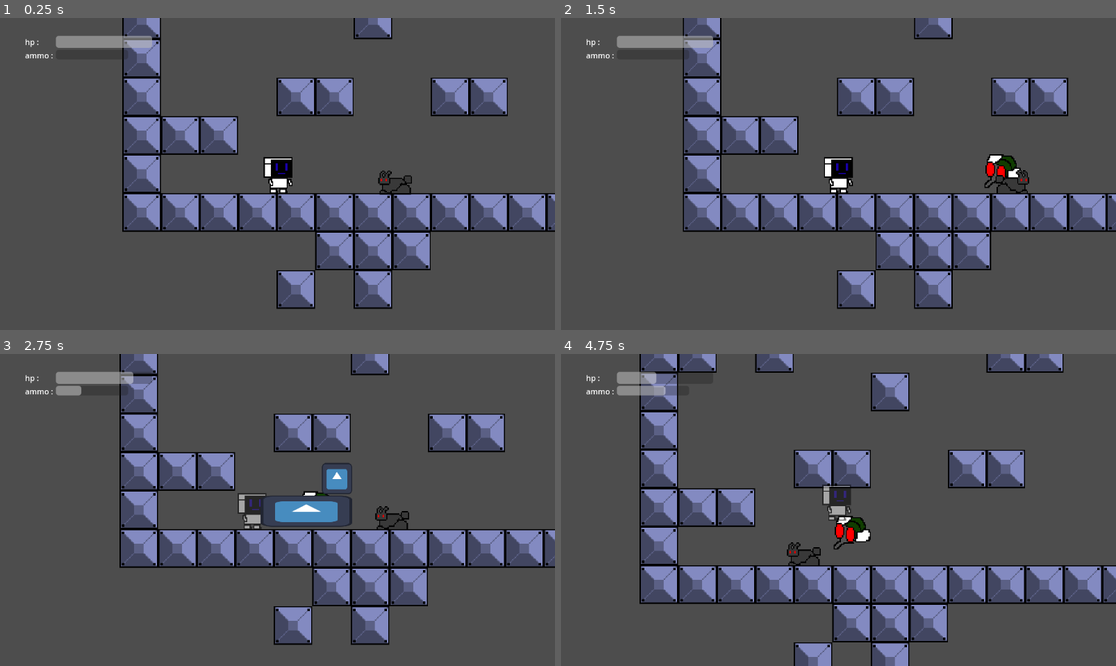
Above: before the commit, frames 1-4 (two rows, left to right).
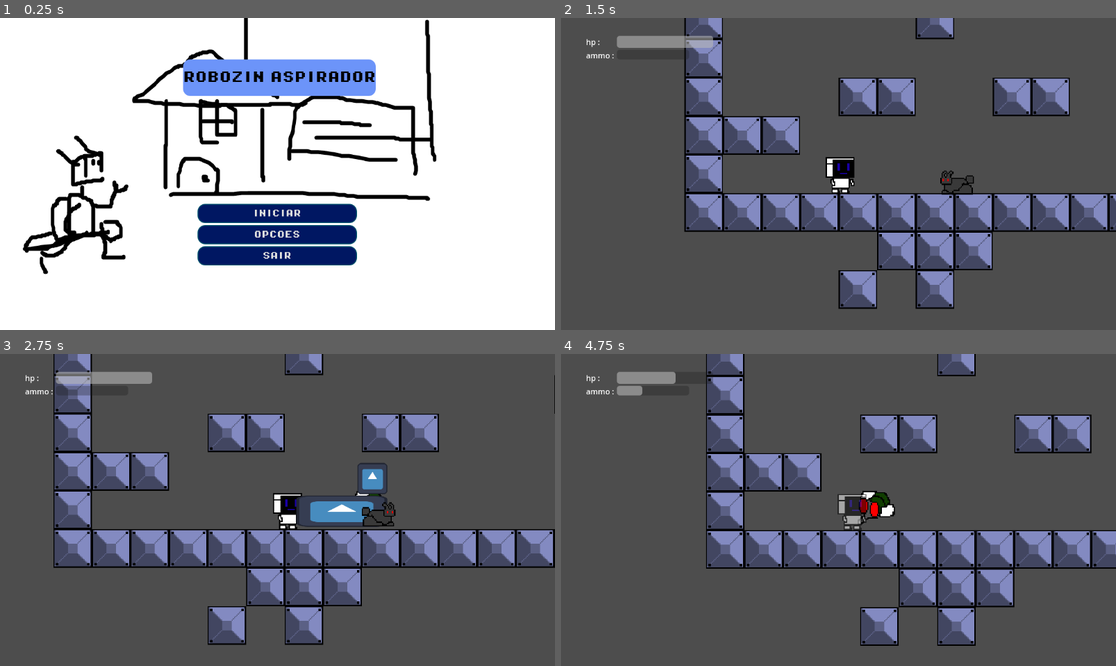
Above: after the commit, the same moments.

Repository: DanielKuhnDeAraujo/Robozin
Game: Godot game, scene res://scenes/Tela inicial.tscn
Same seed, same stepped clock (60 frames per second), same inputs: the game is played once before the commit and once after it. Before the commit the project starts from res://scenes/jogo.tscn. The engine's default icon, where the game draws it, is replaced by a stand-in: a white triangle on a blue panel in a dark square.
Inputs (mouse positions are in pixels of both pictures, inside the frame that each line leads up to):
- Up to frame 1 (0.25 s): no input
- Up to frame 2 (1.5 s): click (838, 233) at 0.5 s, where only the run after the commit has a clickable "OPCOES"; click (838, 214) at 1.25 s, where only the run after the commit has a clickable "INICIAR"
- Up to frame 3 (2.75 s): hold D (andar_direita) from 2.03 s (still down); hold Z (aspirar) from 2.03 s (still down); tap Space (pulo) at 2.27 s
- Up to frame 4 (4.75 s): release Z (aspirar) at 2.78 s; tap X (atirar) at 2.85, 4.35 s; tap Space (pulo) at 3.02, 4.52 s; release D (andar_direita) at 3.53 s; hold Left (andar_esquerda) 3.53-4.28 s; hold Z (aspirar) 3.53-4.28 s; hold D (andar_direita) from 4.28 s (still down)

The runs differ from the first frame. In frame 1, 99% of the frame differs, in the area x 0-100%, y 0-100%; in frame 2, 6.2%; in frame 3, 25%; in frame 4, 29%.
Error in both runs: Invalid access to property or key 'limite' on a base object of type 'null instance'. (res://scripts/vida_inimigo.gd:9)

Commit message:
its over, fiz a tela inicial

Diff:
--- a/project.godot
+++ b/project.godot
@@ -11,7 +11,7 @@
 [application]
 
 config/name="robozin"
-run/main_scene="res://scenes/jogo.tscn"
+run/main_scene="uid://bu012qqqe2kdl"
 config/features=PackedStringArray("4.5", "Forward Plus")
 config/icon="res://icon.svg"
 
@@ -64,6 +64,11 @@
 "events": [Object(InputEventKey,"resource_local_to_scene":false,"resource_name":"","device":-1,"window_id":0,"alt_press …(192 unchanged characters)…
 ]
 }
+"recarga da munião (tirar depois)"={
+"deadzone": 0.2,
+"events": [Object(InputEventKey,"resource_local_to_scene":false,"resource_name":"","device":-1,"window_id":0,"alt_pressed":false,"shift_pressed":false,"ctrl_pressed":false,"meta_pressed":false,"pressed":false,"keycode":0,"physical_keycode":61,"key_label":0,"unicode":61,"location":0,"echo":false,"script":null)
+]
+}
 
 [layer_names]
 
--- /dev/null
+++ b/scenes/Tela inicial.tscn
@@ -0,0 +1,157 @@
+[gd_scene load_steps=10 format=3 uid="uid://bu012qqqe2kdl"]
+
+[ext_resource type="Script" uid="uid://bw5wesjecqhfe" path="res://scripts/tela_inicial.gd" id="1_8p7l1"]
+[ext_resource type="Texture2D" uid="uid://cj7vi1vrp41st" path="res://assets/tela_temporaria.png" id="1_w1dbf"]
+[ext_resource type="FontFile" uid="uid://d21e3ipl1ouq" path="res://assets/PixelOperator8-Bold.ttf" id="2_8p7l1"]
+
+[sub_resource type="StyleBoxTexture" id="StyleBoxTexture_h3eqp"]
+texture = ExtResource("1_w1dbf")
+
+[sub_resource type="StyleBoxFlat" id="StyleBoxFlat_0kadd"]
+bg_color = Color(0.00020633652, 0.091048576, 0.38462755, 1)
+border_width_left = 3
+border_width_top = 3
+border_width_right = 3
+border_width_bottom = 3
+border_color = Color(7.2196127e-07, 0.34925458, 0.42898872, 1)
+border_blend = true
+corner_radius_top_left = 15
+corner_radius_top_right = 15
+corner_radius_bottom_right = 15
+corner_radius_bottom_left = 15
+shadow_color = Color(0, 0, 0, 1)
+shadow_offset = Vector2(1, 1)
+
+[sub_resource type="StyleBoxFlat" id="StyleBoxFlat_w1dbf"]
+bg_color = Color(0.08390986, 0.35250783, 1, 1)
+border_width_left = 3
+border_width_top = 3
+border_width_right = 3
+border_width_bottom = 3
+border_color = Color(7.2196127e-07, 0.34925458, 0.42898872, 1)
+border_blend = true
+corner_radius_top_left = 15
+corner_radius_top_right = 15
+corner_radius_bottom_right = 15
+corner_radius_bottom_left = 15
+shadow_color = Color(0, 0, 0, 1)
+shadow_offset = Vector2(1, 1)
+
+[sub_resource type="StyleBoxFlat" id="StyleBoxFlat_8p7l1"]
+bg_color = Color(5.2859596e-05, 0.029883463, 0.19856256, 1)
+border_width_left = 3
+border_width_top = 3
+border_width_right = 3
+border_width_bottom = 3
+border_color = Color(7.2196127e-07, 0.34925458, 0.42898872, 1)
+border_blend = true
+corner_radius_top_left = 15
+corner_radius_top_right = 15
+corner_radius_bottom_right = 15
+corner_radius_bottom_left = 15
+shadow_color = Color(0, 0, 0, 1)
+shadow_offset = Vector2(1, 1)
+
+[sub_resource type="StyleBoxEmpty" id="StyleBoxEmpty_w1dbf"]
+
+[sub_resource type="StyleBoxFlat" id="StyleBoxFlat_gretf"]
+bg_color = Color(0.42576784, 0.57886285, 0.9756834, 1)
+corner_radius_top_left = 15
+corner_radius_top_right = 15
+corner_radius_bottom_right = 15
+corner_radius_bottom_left = 15
+
+[node name="TelaInicial" type="Control"]
+layout_mode = 3
+anchors_preset = 15
+anchor_right = 1.0
+anchor_bottom = 1.0
+grow_horizontal = 2
+grow_vertical = 2
+size_flags_horizontal = 4
+size_flags_vertical = 4
+script = ExtResource("1_8p7l1")
+
+[node name="Panel" type="Panel" parent="."]
+layout_mode = 1
+anchors_preset = 15
+anchor_right = 1.0
+anchor_bottom = 1.0
+grow_horizontal = 2
+grow_vertical = 2
+theme_override_styles/panel = SubResource("StyleBoxTexture_h3eqp")
+
+[node name="MarginContainer" type="MarginContainer" parent="."]
+layout_mode = 1
+anchors_preset = 8
+anchor_left = 0.5
+anchor_top = 0.5
+anchor_right = 0.5
+anchor_bottom = 0.5
+offset_left = -165.75
+offset_top = 62.0
+offset_right = 165.75
+offset_bottom = 201.75
+grow_horizontal = 2
+grow_vertical = 2
+
+[node name="VBoxContainer" type="VBoxContainer" parent="MarginContainer"]
+layout_mode = 2
+
+[node name="iniciar" type="Button" parent="MarginContainer/VBoxContainer"]
+custom_minimum_size = Vector2(0, 40)
+layout_mode = 2
+theme_override_colors/icon_hover_color = Color(0.046431273, 0.085193895, 0.36028835, 1)
+theme_override_fonts/font = ExtResource("2_8p7l1")
+theme_override_styles/normal = SubResource("StyleBoxFlat_0kadd")
+theme_override_styles/pressed = SubResource("StyleBoxFlat_w1dbf")
+theme_override_styles/hover = SubResource("StyleBoxFlat_8p7l1")
+theme_override_styles/focus = SubResource("StyleBoxEmpty_w1dbf")
+text = "INICIAR"
+
+[node name="opcoes" type="Button" parent="MarginContainer/VBoxContainer"]
+custom_minimum_size = Vector2(0, 40)
+layout_mode = 2
+theme_override_colors/icon_hover_color = Color(0.046431273, 0.085193895, 0.36028835, 1)
+theme_override_fonts/font = ExtResource("2_8p7l1")
+theme_override_styles/normal = SubResource("StyleBoxFlat_0kadd")
+theme_override_styles/pressed = SubResource("StyleBoxFlat_w1dbf")
+theme_override_styles/hover = SubResource("StyleBoxFlat_8p7l1")
+theme_override_styles/focus = SubResource("StyleBoxEmpty_w1dbf")
+text = "OPCOES"
+
+[node name="sair" type="Button" parent="MarginContainer/VBoxContainer"]
+custom_minimum_size = Vector2(0, 40)
+layout_mode = 2
+theme_override_colors/icon_hover_color = Color(0.046431273, 0.085193895, 0.36028835, 1)
+theme_override_fonts/font = ExtResource("2_8p7l1")
+theme_override_styles/normal = SubResource("StyleBoxFlat_0kadd")
+theme_override_styles/pressed = SubResource("StyleBoxFlat_w1dbf")
+theme_override_styles/hover = SubResource("StyleBoxFlat_8p7l1")
+theme_override_styles/focus = SubResource("StyleBoxEmpty_w1dbf")
+text = "SAIR"
+
+[node name="Label" type="Label" parent="."]
+layout_mode = 1
+anchors_preset = 8
+anchor_left = 0.5
+anchor_top = 0.5
+anchor_right = 0.5
+anchor_bottom = 0.5
+offset_left = -196.0
+offset_top = -238.0
+offset_right = 204.0
+offset_bottom = -162.0
+grow_horizontal = 2
+grow_vertical = 2
+theme_override_colors/font_color = Color(0.00069389754, 0.00069389766, 0.0006938976, 1)
+theme_override_fonts/font = ExtResource("2_8p7l1")
+theme_override_font_sizes/font_size = 25
+theme_override_styles/normal = SubResource("StyleBoxFlat_gretf")
+text = "ROBOZIN ASPIRADOR"
+horizontal_alignment = 1
+vertical_alignment = 1
+
+[connection signal="pressed" from="MarginContainer/VBoxContainer/iniciar" to="." method="_on_iniciar_pressed"]
+[connection signal="pressed" from="MarginContainer/VBoxContainer/opcoes" to="." method="_on_opcoes_pressed"]
+[connection signal="pressed" from="MarginContainer/VBoxContainer/sair" to="." method="_on_sair_pressed"]
--- /dev/null
+++ b/scripts/tela_inicial.gd
@@ -0,0 +1,23 @@
+extends Control
+
+
+# Called when the node enters the scene tree for the first time.
+func _ready() -> void:
+	pass # Replace with function body.
+
+
+# Called every frame. 'delta' is the elapsed time since the previous frame.
+func _process(delta: float) -> void:
+	pass
+
+
+func _on_iniciar_pressed() -> void:
+	get_tree().change_scene_to_file("res://scenes/jogo.tscn")
+
+
+func _on_opcoes_pressed() -> void:
+	pass # Replace with function body.
+
+
+func _on_sair_pressed() -> void:
+	get_tree().quit()
Binary file added: assets/tela_temporaria.png
Not shown, added: assets/tela_temporaria.png.import
Not shown: 1 places in scenes/HUDi.tscn that only renumber resources
Not shown, added: scripts/tela_inicial.gd.uid
